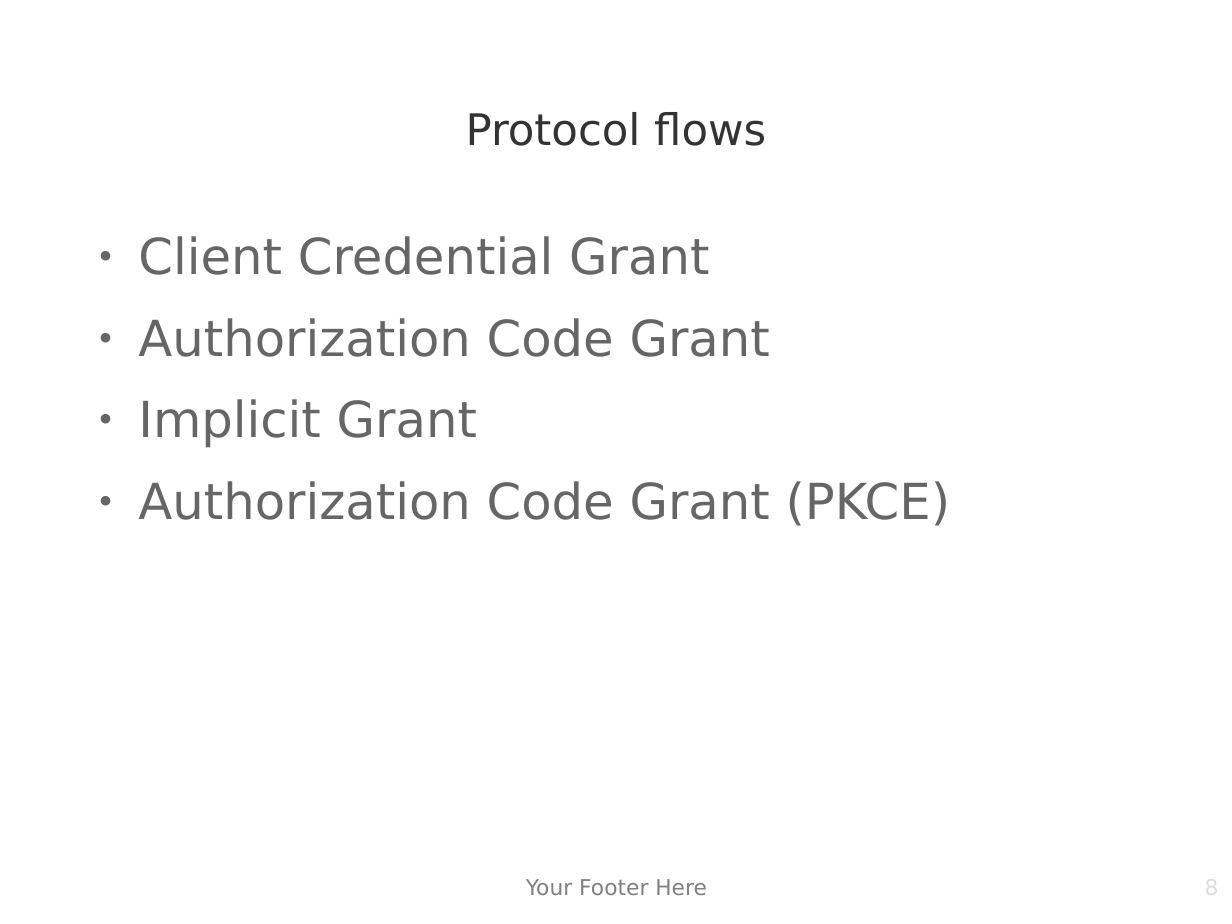
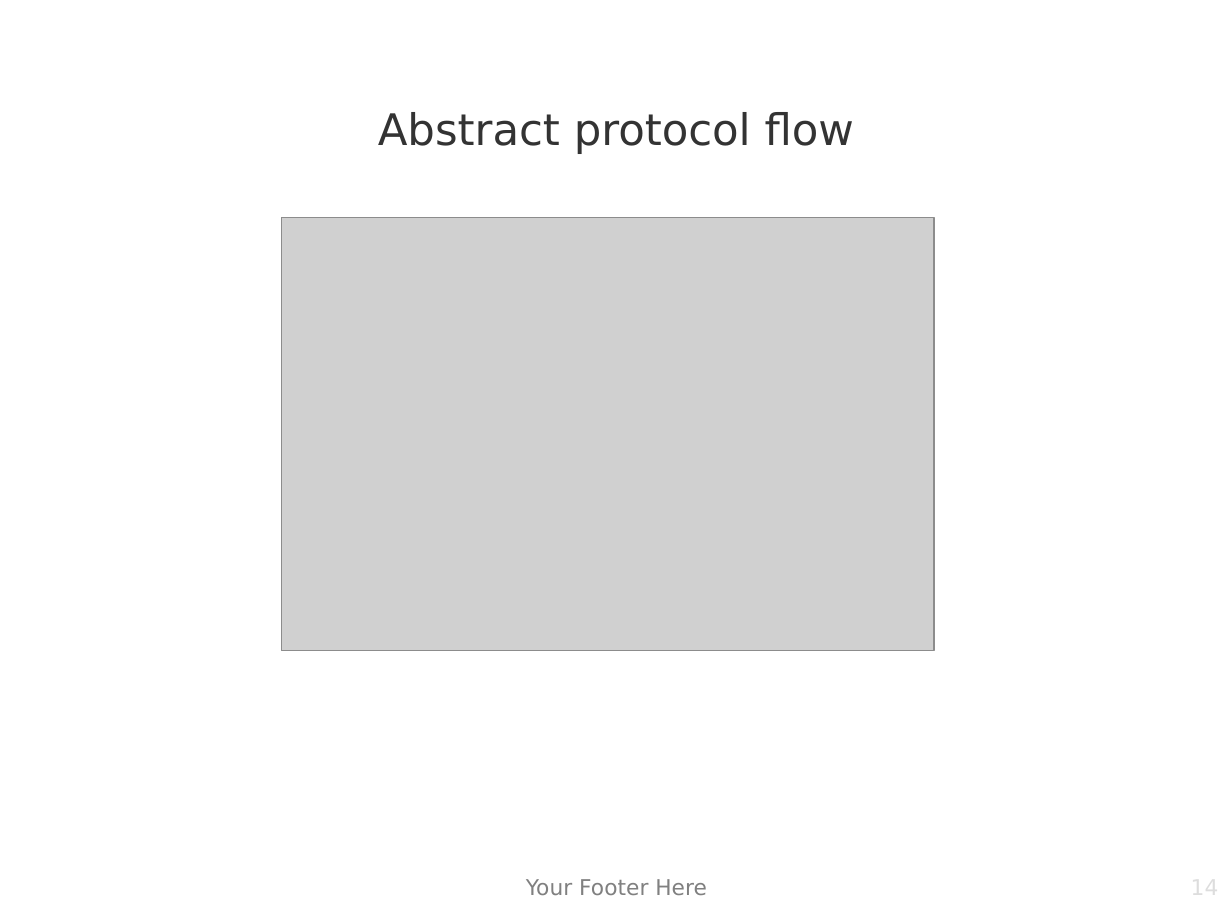
Before and after one commit to sebivenlo/OAuth2, a slide deck: slide 14 of Powerpoint.odp (slide 8 before the commit). Drawn at 1232x924 pixels with LibreOffice and Linux fonts; fonts in the diff are those of the drawing; grey boxes stand for pictures; background and template pictures are left out. Boxes give left, top, right and bottom in pixels: in the first picture for what was removed or moved away, otherwise in the second. Text is boxed around its words. In the diff, an @@ line names an element or a change of style, - is before the commit and + after.

```diff
--- a/Powerpoint.odp
+++ b/Powerpoint.odp
@@ title at (x1=378, y1=112, x2=854, y2=154): text changed @@
-Protocol flows
+Abstract protocol flow
@@ text removed at (x1=138, y1=236, x2=951, y2=526) @@
-● Client Credential Grant
-● Authorization Code Grant
-● Implicit Grant
-● Authorization Code Grant (PKCE)
@@ picture added at (x1=282, y1=218, x2=935, y2=651) @@
@@ page number at (x1=932, y1=874, x2=1220, y2=924): text changed @@
-8
+14
```
Also in this commit, not shown: 6 other slides changed, 6 slides added, 4 other files.
